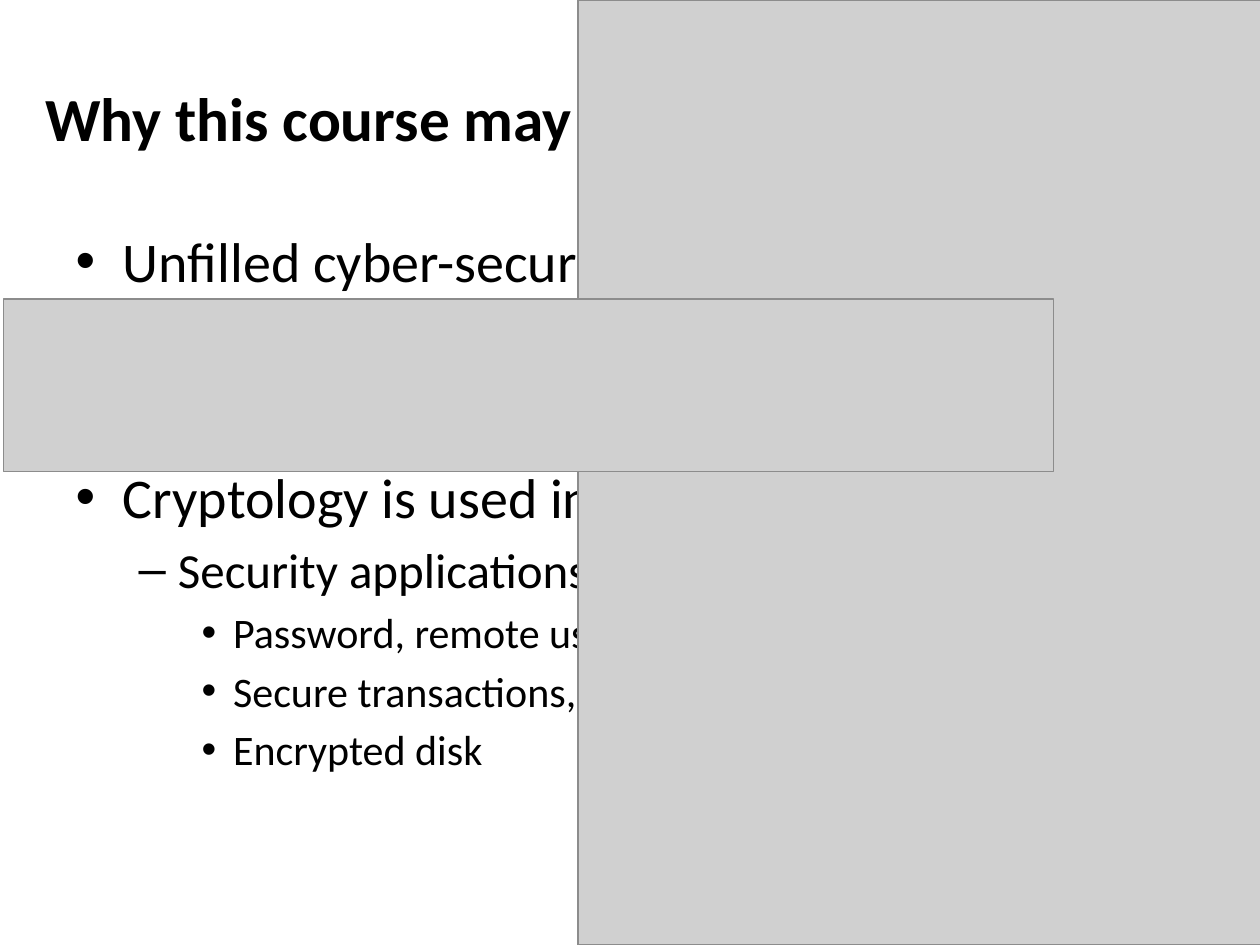
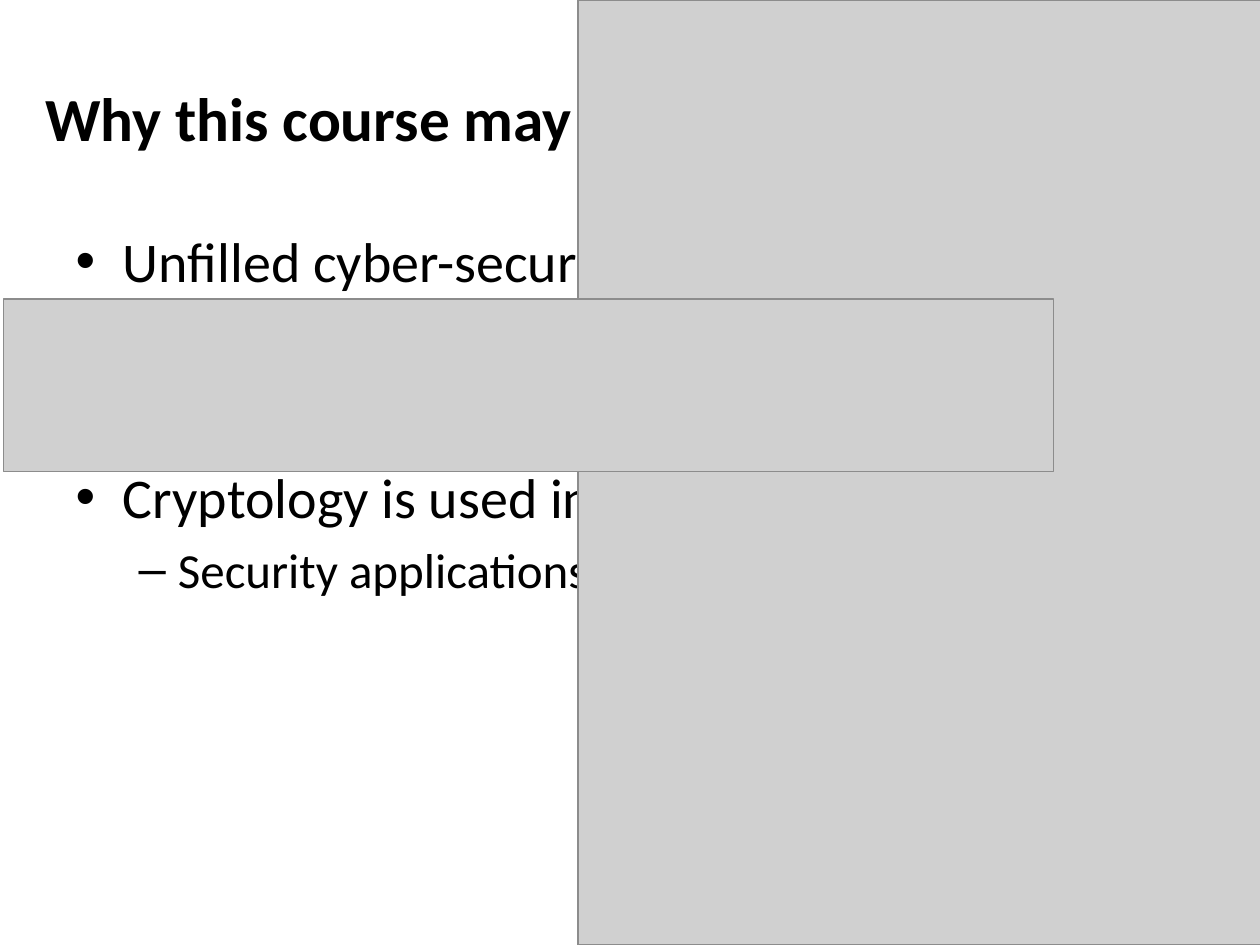
Before and after one commit to tristartom/tristartom.github.io, a slide deck: slide 4 of teaching/19f-cis428/Class-00.pptx. Drawn at 1260x945 pixels with LibreOffice and Linux fonts; fonts in the diff are those of the drawing; grey boxes stand for pictures. Boxes give left, top, right and bottom in pixels: in the first picture for what was removed or moved away, otherwise in the second. Text is boxed around its words. In the diff, an @@ line names an element or a change of style, - is before the commit and + after.

```diff
--- a/teaching/19f-cis428/Class-00.pptx
+++ b/teaching/19f-cis428/Class-00.pptx
@@ text at [178,547,587,599]: text changed; size 24 to 28 pt @@
-  – Security applications:
-    • Password, remote user-login,
-    • Secure transactions,
-    • Encrypted disk
+  – Security applications
```
Also in this commit, not shown: 1 other slide changed, 1 other file.
